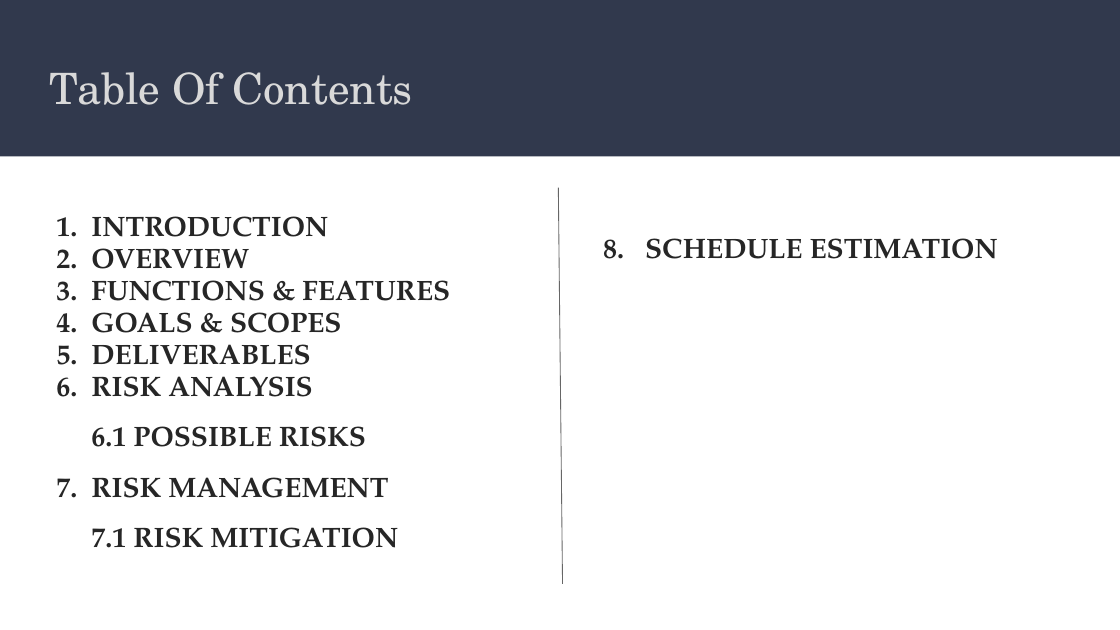
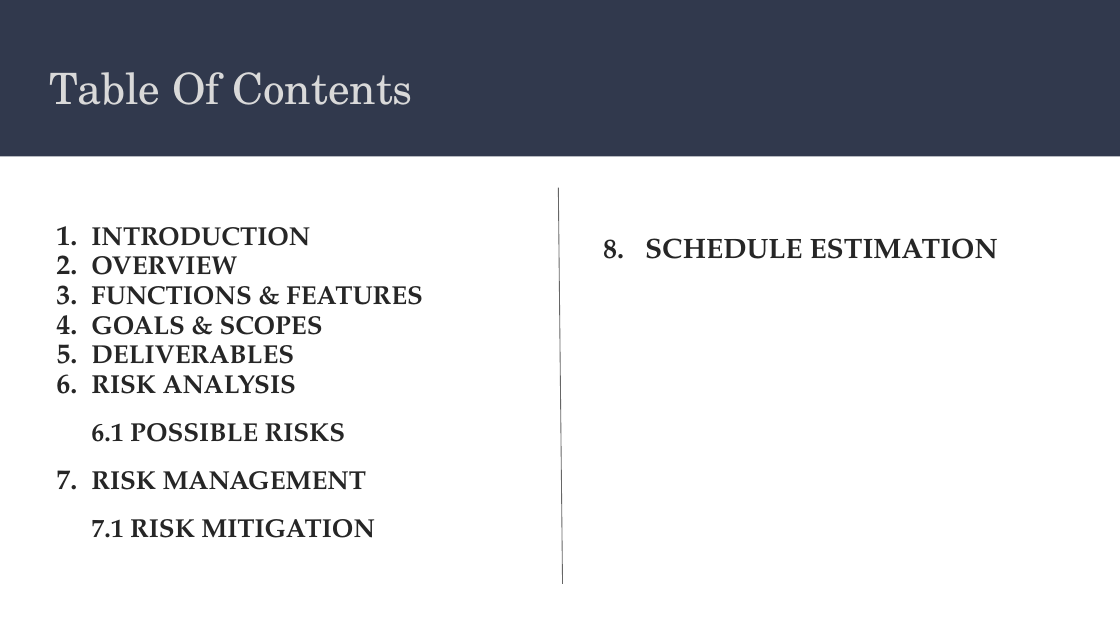
Before and after one commit to TeamHub110022/LootManiac, a slide deck: slide 2 of SRSLootManiac.pptx. Drawn at 1120x630 pixels with LibreOffice and Linux fonts; fonts in the diff are those of the drawing. Boxes give left, top, right and bottom in pixels: in the first picture for what was removed or moved away, otherwise in the second. Text is boxed around its words. In the diff, an @@ line names an element or a change of style, - is before the commit and + after.

```diff
--- a/SRSLootManiac.pptx
+++ b/SRSLootManiac.pptx
@@ text "INTRODUCTION" at (91,227,423,538): size 24 to 22.2 pt @@
```
Also in this commit, not shown: 4 other slides changed, 1 slide added.
